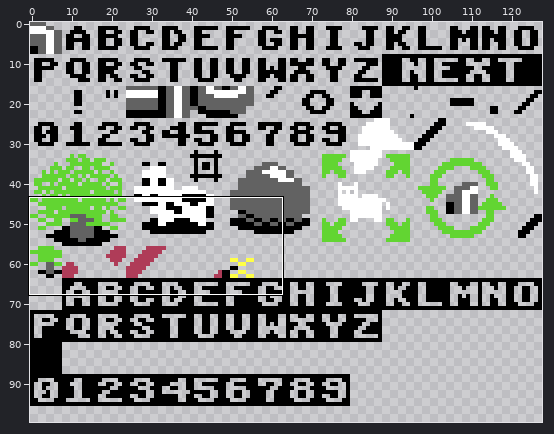
One commit to this pixel-art file: assets/c64-character-set.aseprite. The first picture is a wide view before the edit; the outline marks the close-up.
Close-up. Before the commit:
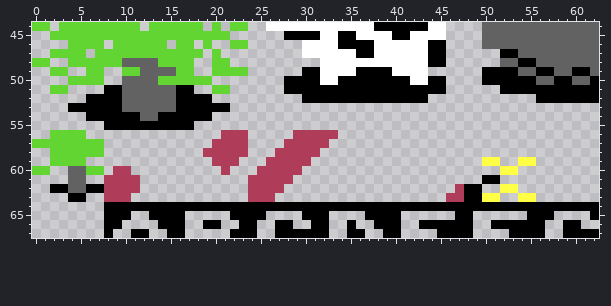
128x128 pixels, 1 frame. Shown: x 0..62, y 44..67. The wide view leaves out empty margins.
New version:
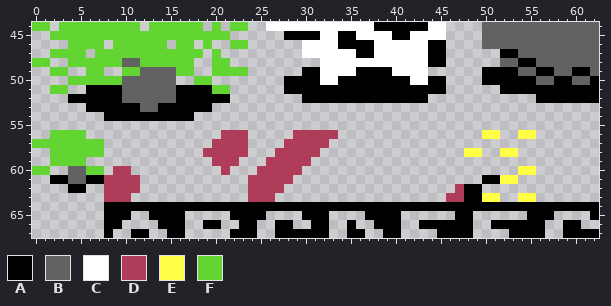
Palette (. is transparent): A #000000  B #626262  C #ffffff  D #af3c58  E #ffff46  F #62d532
Diff:
--- layer "Character Set Main"
@@ x 0..62 @@
 47 ..FFFF.FFFFFFFFFFFF.F.........CCCCCCAACCCCCCAA......AABBBBBBBBB
-48 FF..FFFFFFBBBBFFFF..FF..........CCCCCCCCCCCCAA......BBAABBBBBBB
+48 FF..FFFFFFBBFFFFFF..FF..........CCCCCCCCCCCCAA......BBAABBBBBBB
 49 ..FF..FF..FFBBBBFF..FFFF......AACCCCAAAACCCC......AAAABBAABBAAB
-50 ....FFFF..BBBBFFFFFF........AAAACCAAAAAAAACCAA....AAAAAABBAABBA
-51 ..FF....AABBBBBBAA..FF......AAAAAAAAAAAAAAAAAA......AAAAAAAAAAA
-52 ......AAAABBBBBBAAAA..........AAAAAAAAAAAAAA............AAAAAAA
-53 ....AAAAAABBBBBBAAAAAA.........................................
-54 ......AAAAAABBAAAAAA...........................................
-55 ........AAAAAAAAAA.............................................
-56 ..FFFF...............DDD.....DDDDD.............................
+50 ....FFFFFFBBBBBB..FF........AAAACCAAAAAAAACCAA....AAAAAABBAABBA
+51 ..FF..AAAABBBBBBAAAAFF......AAAAAAAAAAAAAAAAAA......AAAAAAAAAAA
+52 ....AAAAAABBBBBBAAAAAA........AAAAAAAAAAAAAA............AAAAAAA
+53 ......AAAAAABBAAAAAA...........................................
+54 ........AAAAAAAAAA.............................................
+55 ...............................................................
+56 ..FFFF...............DDD.....DDDDD................EE..EE.......
 57 FFFFFFFF............DDDD....DDDDD..............................
-58 ..FFFFFF...........DDDDD...DDDDD...............................
-59 ..FFFF..............DDD...DDDDD...................EE..EE.......
-60 FF..BBFF.DD..........D...DDDDD......................EE.........
-61 ....BB..DDDD............DDDDD.....................AA...........
-62 ..AABBAADDDD............DDDD...................DAA..EE.........
-63 ....AA..DDD.............DDD...................DDAAEE..EE.......
+58 ..FFFFFF...........DDDDD...DDDDD................EE..EE.........
+59 ..FFFF..............DDD...DDDDD................................
+60 FF..BBFF.DD..........D...DDDDD........................EE.......
+61 ..AABBAADDDD............DDDDD.....................AAEE.........
+62 ....AA..DDDD............DDDD...................DAA.............
+63 ........DDD.............DDD...................DDAAEE..EE.......
 64 ........AAAAAAAAAAAAAAAAAAAAAAAAAAAAAAAAAAAAAAAAAAAAAAAAAAAAAAA
